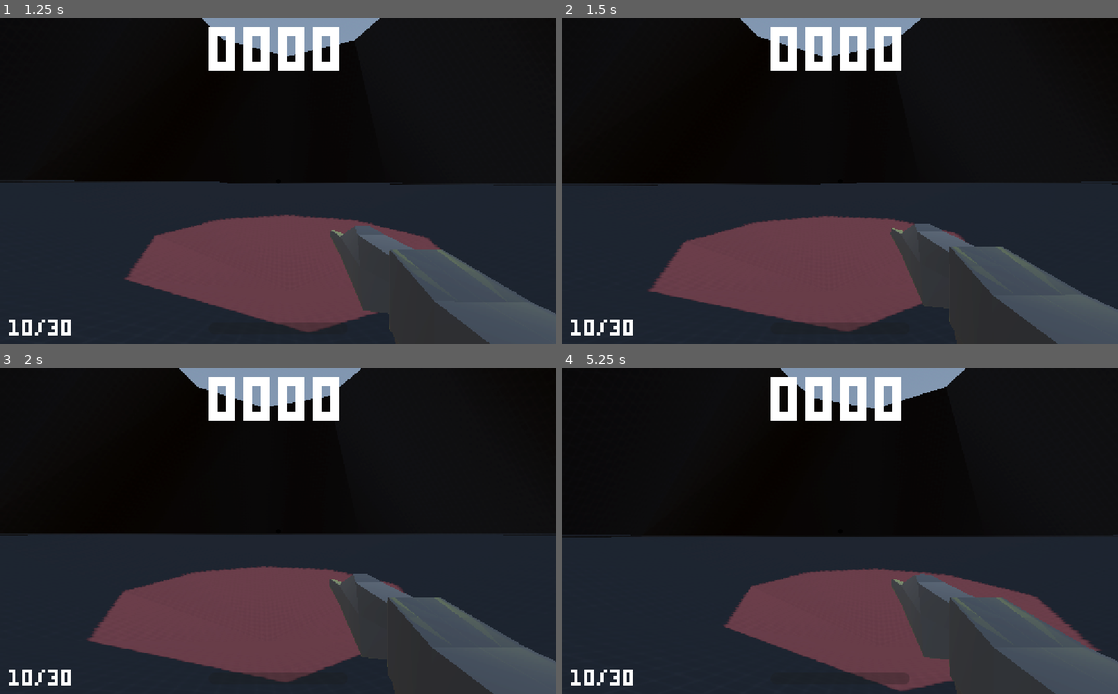
Above: before the commit, frames 1-4 (two rows, left to right).
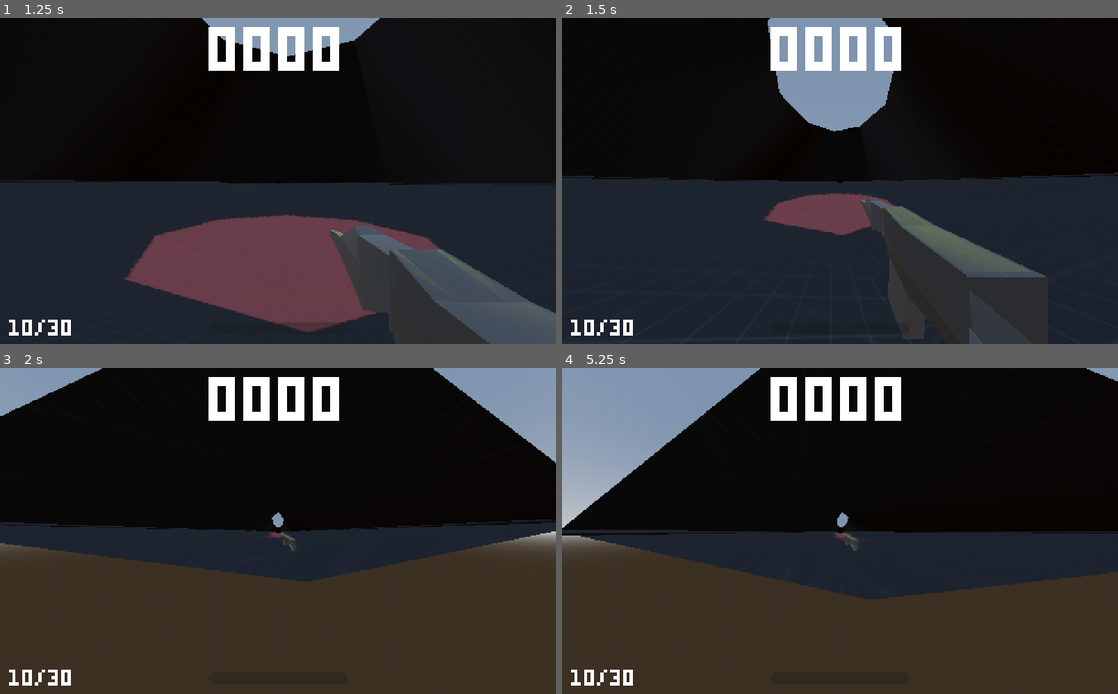
Above: after the commit, the same moments.

Repository: burnt-meat/extrinsic
Game: Godot game, scene res://main_menu.tscn
The game is run twice, just before and just after one commit, with the same random seed, the same clock (stepped at 60 frames per second) and the same inputs.
Inputs (mouse positions are in pixels of both pictures, inside the frame that each line leads up to):
- Up to frame 1 (1.25 s): click "PLAY" at 0.5 s
- Up to frame 2 (1.5 s): tap Enter at 1.25 s; move the mouse to (867, 181) at 1.27 s; hold W (forward) from 1.28 s (still down); hold Ctrl (crouch, bound only after the commit) from 1.28 s (still down)
- Up to frame 3 (2 s): keep holding W (forward); keep holding Ctrl (crouch, bound only after the commit); tap Space (jump) at 1.52 s
- Up to frame 4 (5.25 s): keep holding W (forward); move the mouse to (812, 531) at 2.02 s; release Ctrl (crouch, bound only after the commit) at 2.03 s; click (812, 531) at 2.1 s; tap Space (jump) at 2.27, 2.75, 3.77, 4.25, 4.52 s; move the mouse to (851, 524) at 2.77 s; tap 1 (weapon1) at 2.85 s; tap Enter at 3.5, 5 s; move the mouse to (834, 537) at 3.52 s; tap 2 (weapon2) at 3.6 s; move the mouse to (878, 534) at 4.27 s; hold Ctrl (crouch, bound only after the commit) 4.28-5.03 s; move the mouse to (795, 527) at 5.02 s; click (795, 527) at 5.1 s

Frame 1 is identical in both runs. In frame 2, 22% of the frame differs, in the area x 0-100%, y 0-100%; in frame 3, 45%; in frame 4, 47%.
Error in both runs: Invalid assignment of property or key 'effects' with value of type 'Array' on a base object of type 'Resource (Weapon)'. (res://APIs/GunAPI.gd:53)

Commit message:
gekuchtet kuh

Diff:
--- a/project.godot
+++ b/project.godot
@@ -88,7 +88,7 @@
 }
 crouch={
 "deadzone": 0.5,
-"events": [Object(InputEventKey,"resource_local_to_scene":false,"resource_name":"","device":0,"window_id":0,"alt_pressed":false,"shift_pressed":false,"ctrl_pressed":false,"meta_pressed":false,"pressed":false,"keycode":0,"physical_keycode":16777238,"unicode":0,"echo":false,"script":null)
+"events": [Object(InputEventKey,"resource_local_to_scene":false,"resource_name":"","device":0,"window_id":0,"alt_pressed":false,"shift_pressed":false,"ctrl_pressed":false,"meta_pressed":false,"pressed":false,"keycode":0,"physical_keycode":4194326,"unicode":0,"echo":false,"script":null)
 ]
 }
 shoot={
